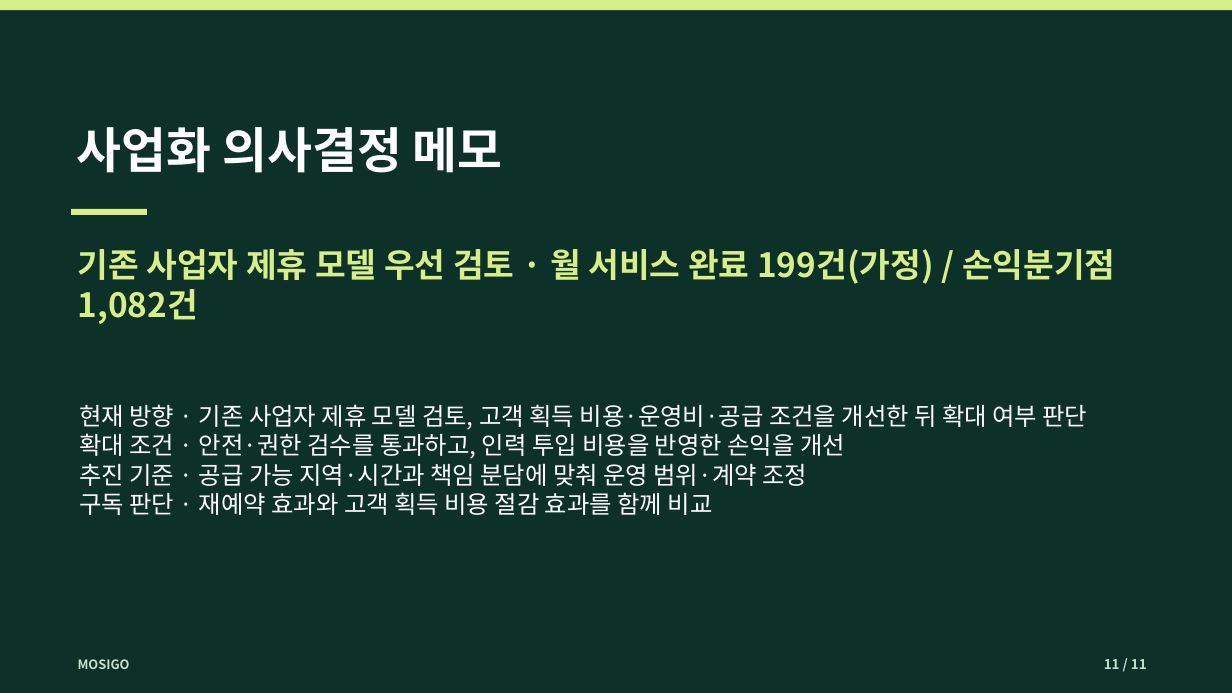
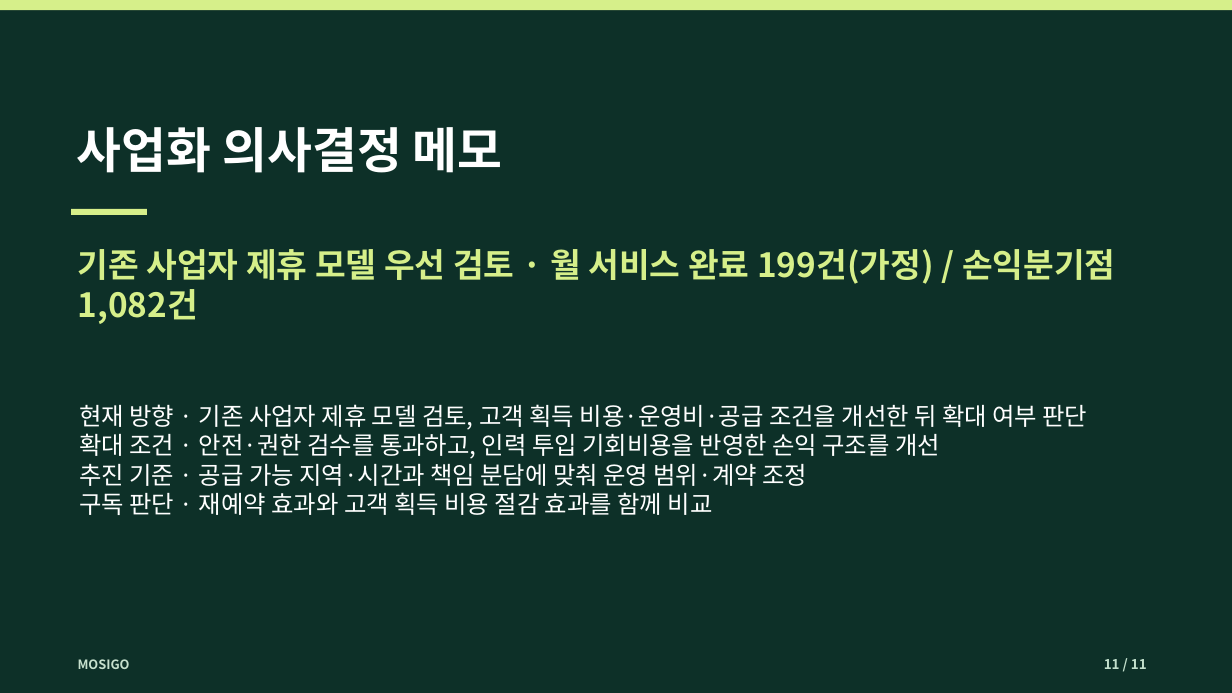
Before and after one commit to dohyunkimmm/mosigo-case-study, a slide deck: slide 11 of downloads/mosigo_report.pptx. Drawn at 1232x693 pixels with LibreOffice and Linux fonts; fonts in the diff are those of the drawing. Boxes give left, top, right and bottom in pixels: in the first picture for what was removed or moved away, otherwise in the second. Text is boxed around its words. In the diff, an @@ line names an element or a change of style, - is before the commit and + after.

```diff
--- a/downloads/mosigo_report.pptx
+++ b/downloads/mosigo_report.pptx
@@ text at (79,433,940,459): text changed @@
-확대 조건 · 안전·권한 검수를 통과하고, 인력 투입 비용을 반영한 손익을 개선
+확대 조건 · 안전·권한 검수를 통과하고, 인력 투입 기회비용을 반영한 손익 구조를 개선
```
Also in this commit, not shown: 4 other slides changed, 11 other files.
